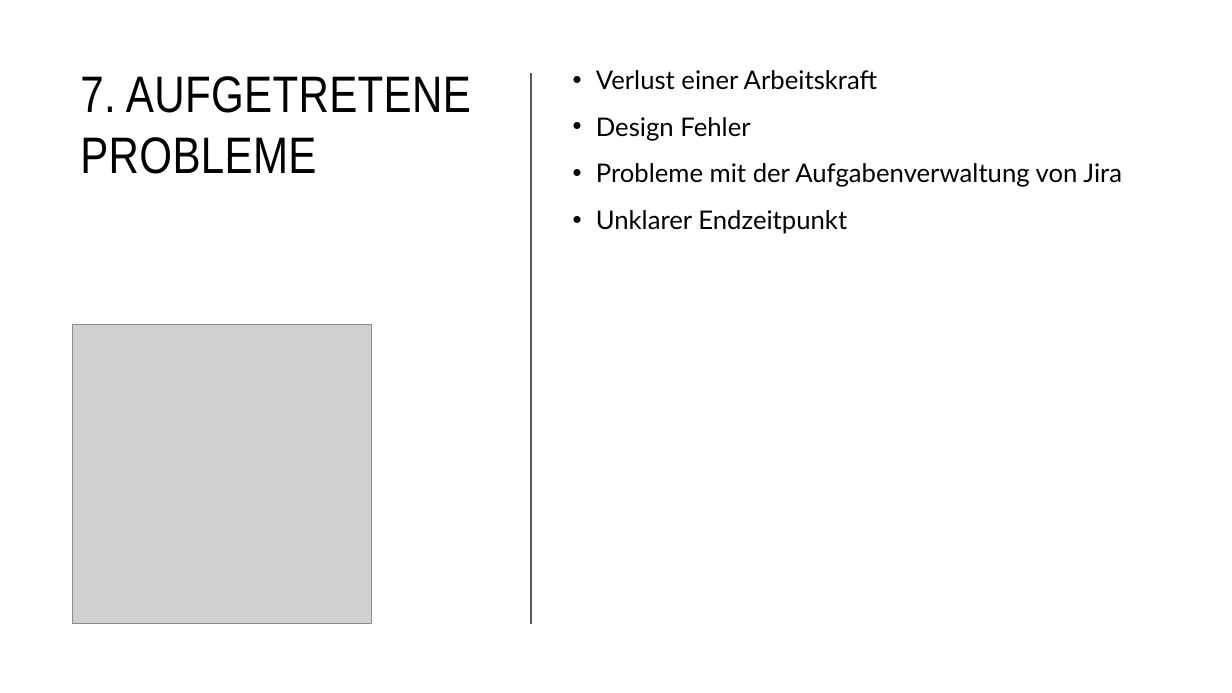
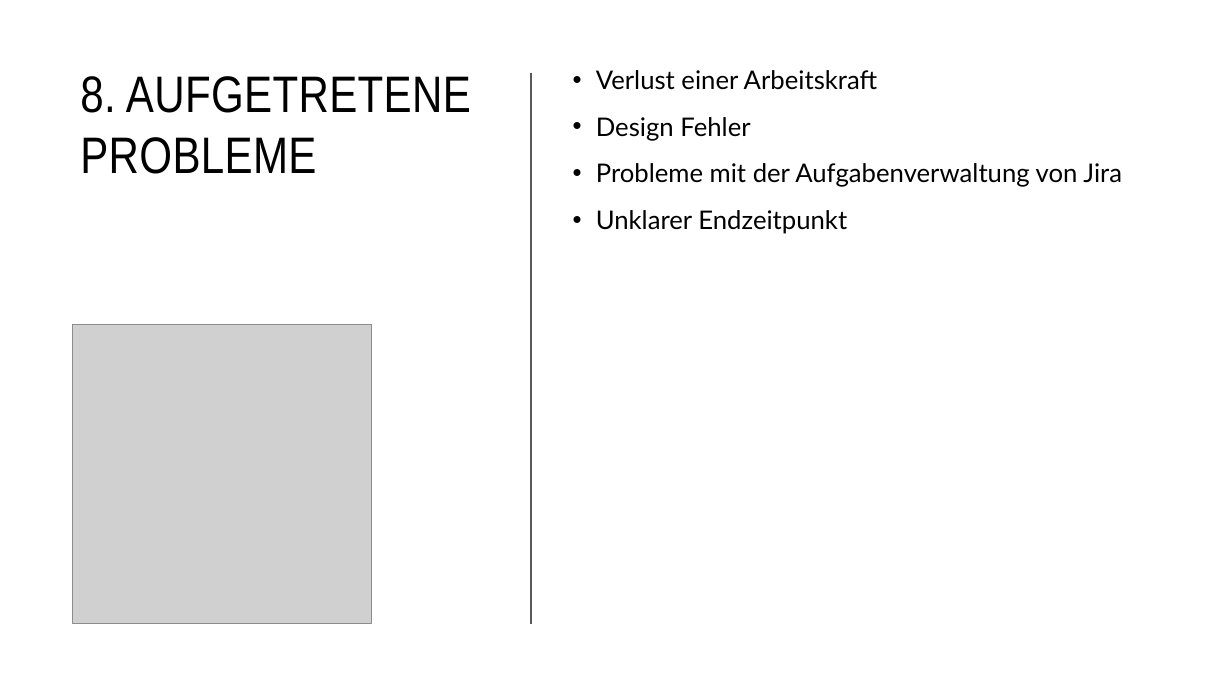
Before and after one commit to malu254/Eifrige-Otter-PM, a slide deck: slide 20 of Abgabe/Dokumentation/Präsentation.pptx. Drawn at 1232x693 pixels with LibreOffice and Linux fonts; fonts in the diff are those of the drawing; grey boxes stand for pictures. Boxes give left, top, right and bottom in pixels: in the first picture for what was removed or moved away, otherwise in the second. Text is boxed around its words. In the diff, an @@ line names an element or a change of style, - is before the commit and + after.

```diff
--- a/Abgabe/Dokumentation/Präsentation.pptx
+++ b/Abgabe/Dokumentation/Präsentation.pptx
@@ title at [80, 76, 471, 174]: text changed @@
-7. AUFGETRETENE PROBLEME
+8. AUFGETRETENE PROBLEME
```
Also in this commit, not shown: 14 other slides changed, 1 slide added, 1 slide removed.
